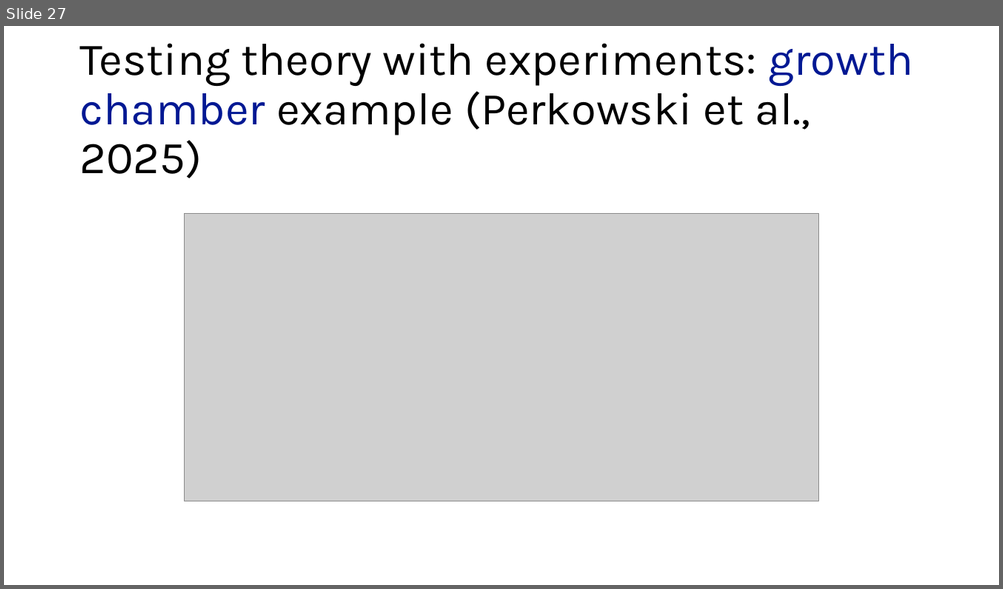
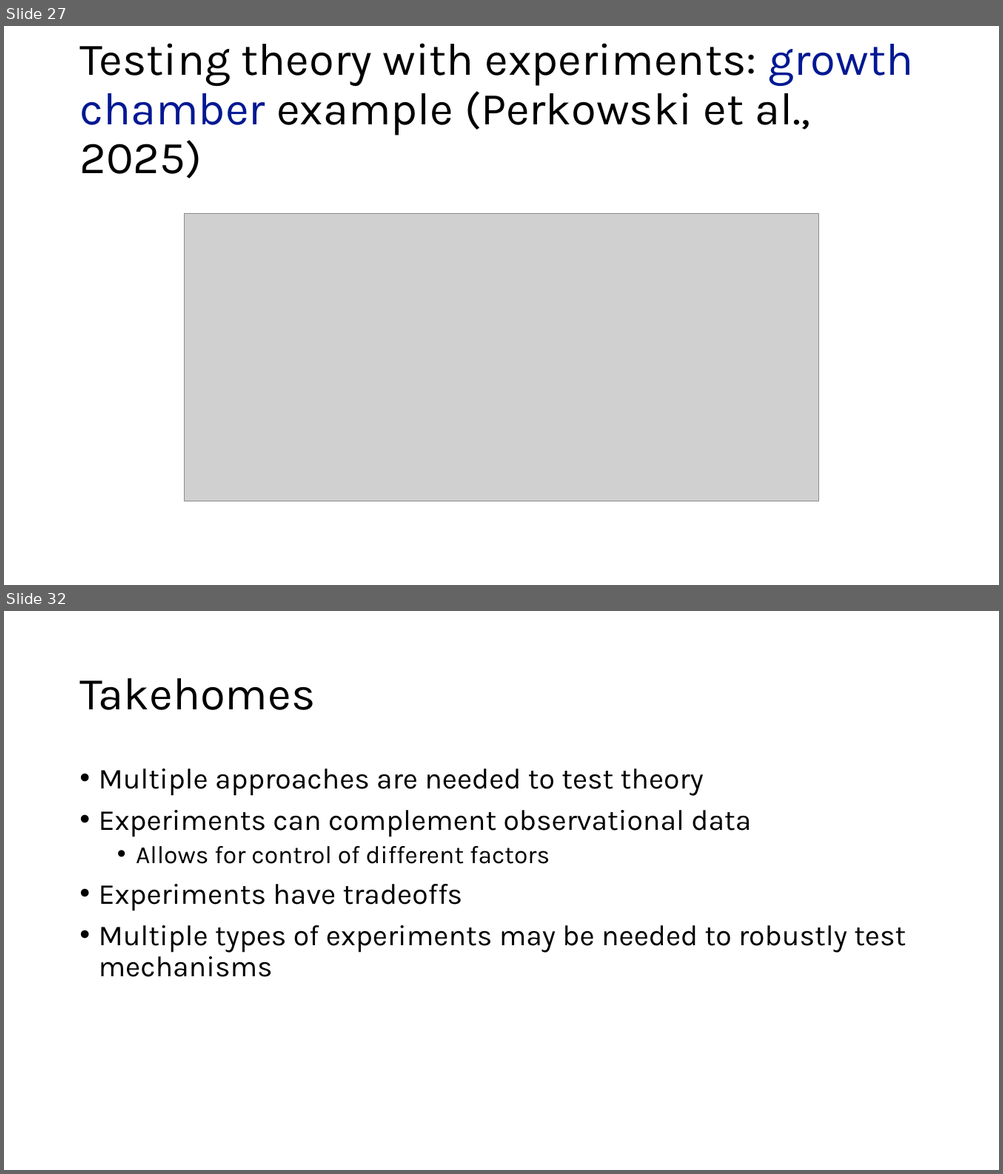
Before and after one commit to SmithEcophysLab/seminar, a slide deck: 2025_lemontree/src/lemontree_mtg_2025_smith.pptx. Shown one above the other, each under a label of ours: slide 27 before the commit, slides 27 and 32 after it; the slides between them are not shown. The pictures are 1003x589 and 1003x1174 pixels, drawn with LibreOffice and Linux fonts; fonts in the diff are those of the drawing; grey boxes stand for pictures. Boxes give left, top, right and bottom in pixels: in the first picture for what was removed or moved away, otherwise in the second. Text is boxed around its words. In the diff, an @@ line names an element or a change of style, - is before the commit and + after.

```diff
--- a/2025_lemontree/src/lemontree_mtg_2025_smith.pptx
+++ b/2025_lemontree/src/lemontree_mtg_2025_smith.pptx
@@ slide 32 added at box(4, 611, 999, 1170), background #FFFFFF @@
@@ title added at box(79, 678, 315, 710), 44 pt, text #000000 @@
+Takehomes
@@ text added at box(99, 769, 905, 977), 28 pt, text #000000 @@
+• Multiple approaches are needed to test theory
+• Experiments can complement observational data
+  • Allows for control of different factors
+• Experiments have tradeoffs
+• Multiple types of experiments may be needed to robustly test mechanisms
```
Also in this commit, not shown: 10 slides changed, 1 other slide added, 1 slide removed.
